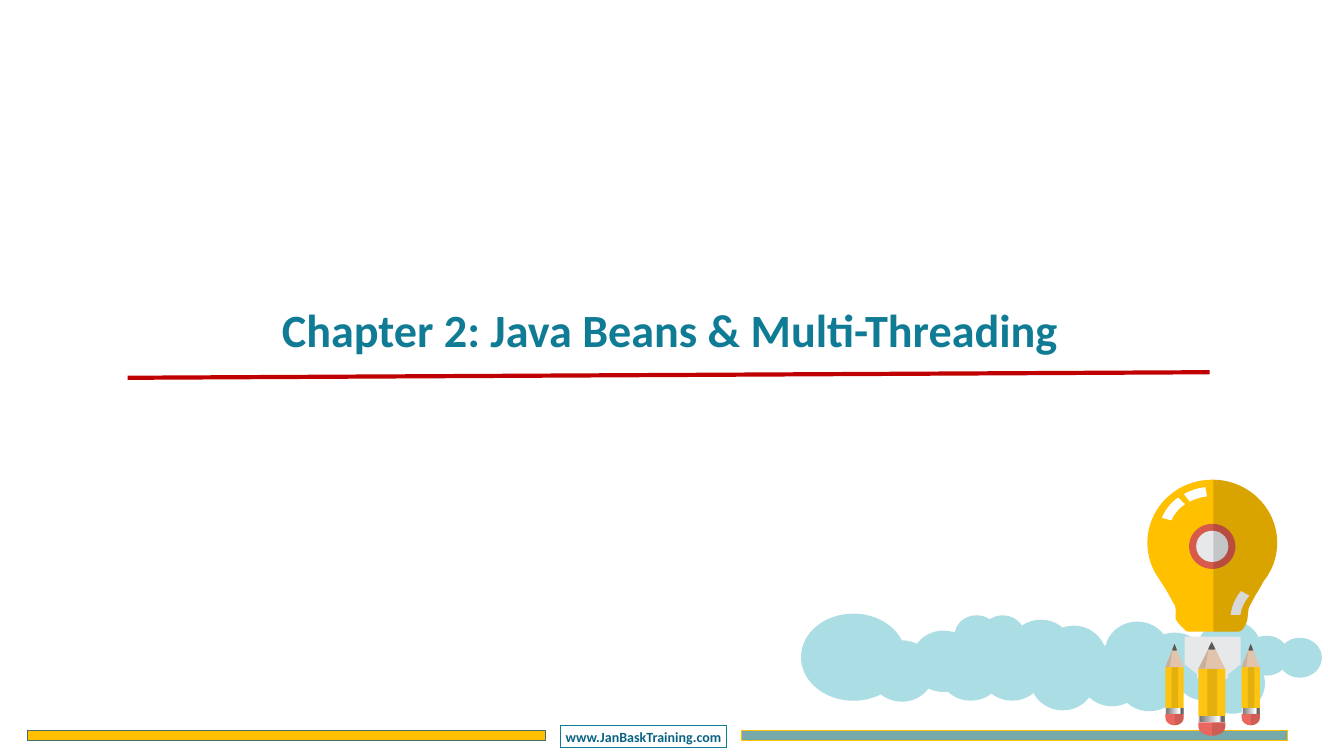
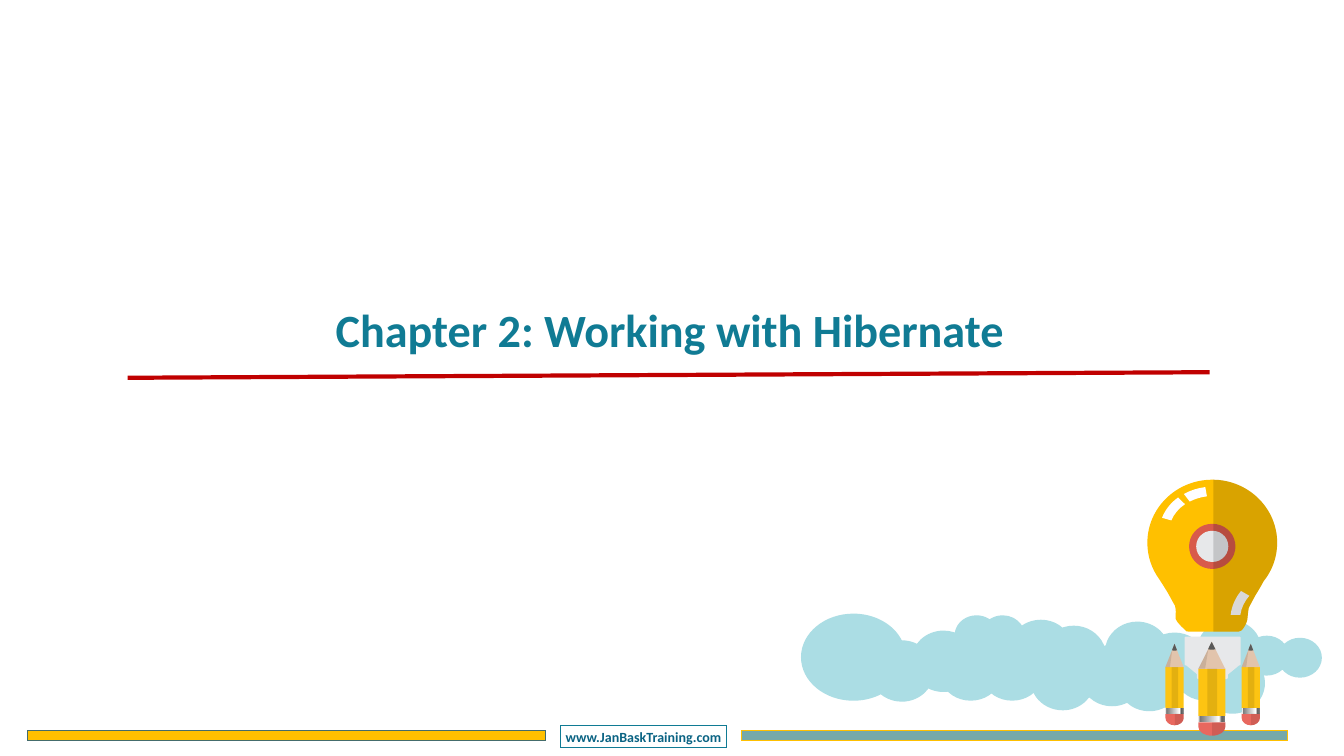
Before and after one commit to CompleteJavaTraining/J2EE, a slide deck: slide 1 of slides/HIBERNATE/HIBERNATE - Chapter2.pptx. Drawn at 1344x756 pixels with LibreOffice and Linux fonts; fonts in the diff are those of the drawing; background and template pictures are left out. Boxes give left, top, right and bottom in pixels: in the first picture for what was removed or moved away, otherwise in the second. Text is boxed around its words. In the diff, an @@ line names an element or a change of style, - is before the commit and + after.

Commit message:
finished chapter 4 for Hibernate

```diff
--- a/slides/HIBERNATE/HIBERNATE - Chapter2.pptx
+++ b/slides/HIBERNATE/HIBERNATE - Chapter2.pptx
@@ text at (336, 314, 1004, 355): text changed @@
-Chapter 2: Java Beans & Multi-Threading
+Chapter 2: Working with Hibernate
```
Also in this commit, not shown: 5 other slides changed, 23 slides added, 33 slides removed, 2 other files.
